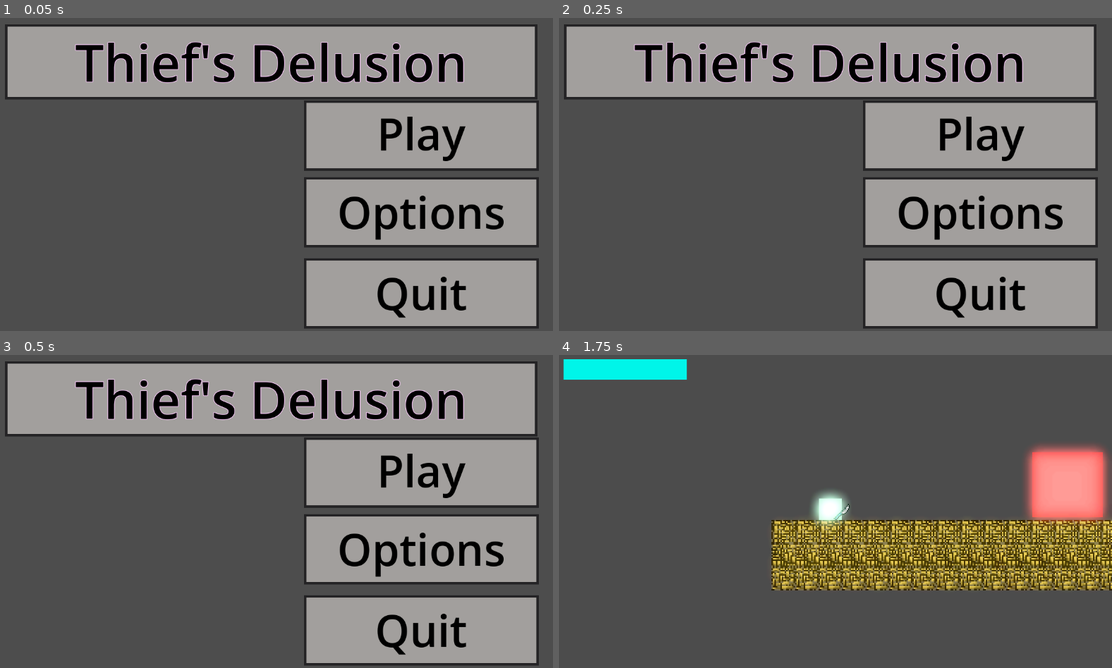
Above: before the commit, frames 1-4 (two rows, left to right).
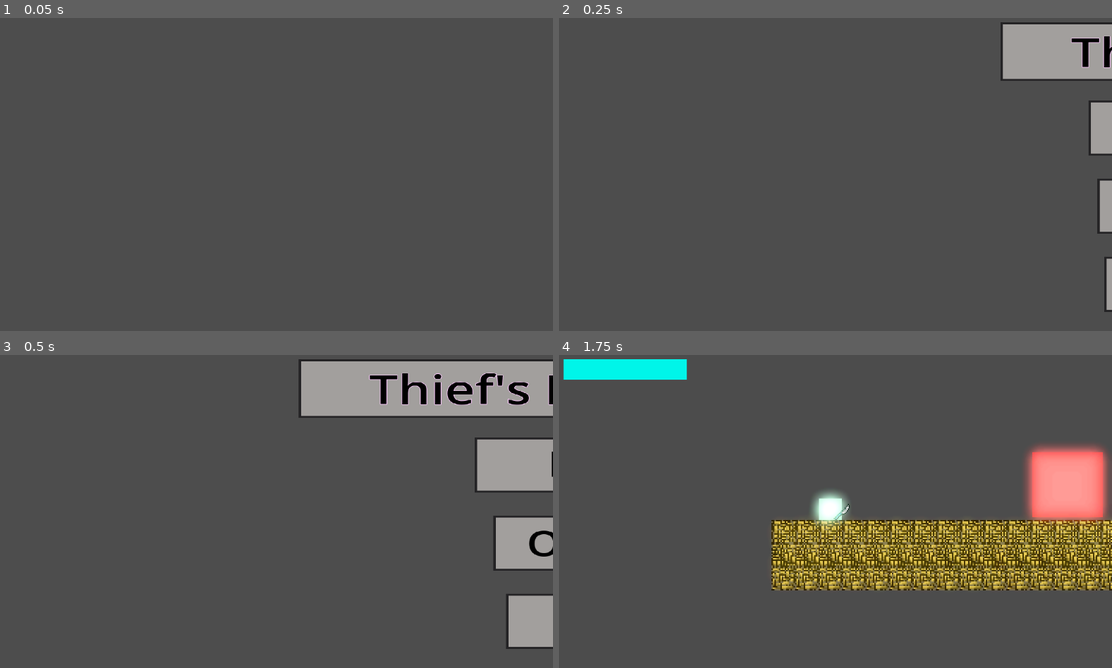
Above: after the commit, the same moments.

Repository: CertifiedWaterStealer/repository
Game: Godot game, scene res://scenes/main_menu.tscn
Same seed, same stepped clock (60 frames per second), same inputs: the game is played once before the commit and once after it. The project has no main scene, so this scene is started directly.
Inputs (mouse positions are in pixels of both pictures, inside the frame that each line leads up to):
- Up to frame 1 (0.05 s): no input
- Up to frame 2 (0.25 s): no input
- Up to frame 3 (0.5 s): no input
- Up to frame 4 (1.75 s): click (979, 549) at 0.5 s, where only the run before the commit has a clickable "Options"; click "Play" at 1.25 s

The runs differ from the first frame. In frame 1, 51% of the frame differs, in the area x 0-98%, y 2-100%; in frame 2, 50%; in frame 3, 45%; in frame 4, nothing differs.

Commit message:
Finished the main menu animation

Diff:
--- a/main-project/scenes/main_menu.tscn
+++ b/main-project/scenes/main_menu.tscn
@@ -18,6 +18,115 @@
 
 [sub_resource type="StyleBoxEmpty" id="StyleBoxEmpty_l6cm7"]
 
+[sub_resource type="Animation" id="Animation_ekxnf"]
+length = 0.001
+tracks/0/type = "value"
+tracks/0/imported = false
+tracks/0/enabled = true
+tracks/0/path = NodePath("PanelContainer:position")
+tracks/0/interp = 1
+tracks/0/loop_wrap = true
+tracks/0/keys = {
+"times": PackedFloat32Array(0),
+"transitions": PackedFloat32Array(1),
+"update": 0,
+"values": [Vector2(1210.3507, 20.439936)]
+}
+tracks/1/type = "value"
+tracks/1/imported = false
+tracks/1/enabled = true
+tracks/1/path = NodePath("PanelContainer2:position")
+tracks/1/interp = 1
+tracks/1/loop_wrap = true
+tracks/1/keys = {
+"times": PackedFloat32Array(0),
+"transitions": PackedFloat32Array(1),
+"update": 0,
+"values": [Vector2(1210.3506, 224.8393)]
+}
+tracks/2/type = "value"
+tracks/2/imported = false
+tracks/2/enabled = true
+tracks/2/path = NodePath("PanelContainer3:position")
+tracks/2/interp = 1
+tracks/2/loop_wrap = true
+tracks/2/keys = {
+"times": PackedFloat32Array(0),
+"transitions": PackedFloat32Array(1),
+"update": 0,
+"values": [Vector2(1210.3507, 429.23868)]
+}
+tracks/3/type = "value"
+tracks/3/imported = false
+tracks/3/enabled = true
+tracks/3/path = NodePath("PanelContainer4:position")
+tracks/3/interp = 1
+tracks/3/loop_wrap = true
+tracks/3/keys = {
+"times": PackedFloat32Array(0),
+"transitions": PackedFloat32Array(1),
+"update": 0,
+"values": [Vector2(1210.3507, 633.638)]
+}
+
+[sub_resource type="Animation" id="Animation_l6cm7"]
+resource_name = "menu_animation"
+length = 2.0
+tracks/0/type = "value"
+tracks/0/imported = false
+tracks/0/enabled = true
+tracks/0/path = NodePath("PanelContainer:position")
+tracks/0/interp = 1
+tracks/0/loop_wrap = true
+tracks/0/keys = {
+"times": PackedFloat32Array(0, 1),
+"transitions": PackedFloat32Array(1, 1),
+"update": 0,
+"values": [Vector2(1210.3507, 20.439936), Vector2(47.777, 20.439936)]
+}
+tracks/1/type = "value"
+tracks/1/imported = false
+tracks/1/enabled = true
+tracks/1/path = NodePath("PanelContainer2:position")
+tracks/1/interp = 1
+tracks/1/loop_wrap = true
+tracks/1/keys = {
+"times": PackedFloat32Array(0, 1.25),
+"transitions": PackedFloat32Array(1, 1),
+"update": 0,
+"values": [Vector2(1210.3506, 224.8393), Vector2(652.9524, 224.8393)]
+}
+tracks/2/type = "value"
+tracks/2/imported = false
+tracks/2/enabled = true
+tracks/2/path = NodePath("PanelContainer3:position")
+tracks/2/interp = 1
+tracks/2/loop_wrap = true
+tracks/2/keys = {
+"times": PackedFloat32Array(0, 1.5),
+"transitions": PackedFloat32Array(1, 1),
+"update": 0,
+"values": [Vector2(1210.3507, 429.23868), Vector2(652.9524, 429.23868)]
+}
+tracks/3/type = "value"
+tracks/3/imported = false
+tracks/3/enabled = true
+tracks/3/path = NodePath("PanelContainer4:position")
+tracks/3/interp = 1
+tracks/3/loop_wrap = true
+tracks/3/keys = {
+"times": PackedFloat32Array(0, 1.75),
+"transitions": PackedFloat32Array(1, 1),
+"update": 0,
+"values": [Vector2(1210.3507, 633.638), Vector2(652.9524, 633.63806)]
+}
+
+[sub_resource type="AnimationLibrary" id="AnimationLibrary_ekxnf"]
+_data = {
+&"RESET": SubResource("Animation_ekxnf"),
+&"menu_animation": SubResource("Animation_l6cm7")
+}
+
 [node name="Control" type="Control" unique_id=1016408359]
 layout_mode = 3
 anchors_preset = 0
@@ -26,37 +135,35 @@
 scale = Vector2(1.0046675, 0.7827813)
 script = ExtResource("1_l6cm7")
 
-[node name="AnimationPlayer" type="AnimationPlayer" parent="." unique_id=16065152]
-
-[node name="PanelContainer" type="PanelContainer" parent="AnimationPlayer" unique_id=1736332193]
-offset_left = 32.0
-offset_top = 19.5755
-offset_right = 1120.0
-offset_bottom = 173.5755
-theme_override_styles/panel = SubResource("StyleBoxFlat_vue75")
-
-[node name="VBoxContainer" type="VBoxContainer" parent="AnimationPlayer/PanelContainer" unique_id=412637848]
-layout_mode = 2
-
-[node name="Label" type="Label" parent="AnimationPlayer/PanelContainer/VBoxContainer" unique_id=1983367565]
+[node name="PanelContainer" type="PanelContainer" parent="." unique_id=1736332193]
+layout_mode = 0
+offset_left = 1210.3507
+offset_top = 20.439936
+offset_right = 2298.3535
+offset_bottom = 174.43994
+theme_override_styles/panel = SubResource("StyleBoxFlat_vue75")
+
+[node name="VBoxContainer" type="VBoxContainer" parent="PanelContainer" unique_id=412637848]
+layout_mode = 2
+
+[node name="Label" type="Label" parent="PanelContainer/VBoxContainer" unique_id=1983367565]
 layout_mode = 2
 text = "Thief's Delusion"
 label_settings = SubResource("LabelSettings_l6cm7")
 horizontal_alignment = 1
 
-[node name="AnimationPlayer2" type="AnimationPlayer" parent="." unique_id=932314769]
-
-[node name="PanelContainer2" type="PanelContainer" parent="AnimationPlayer2" unique_id=1390203928]
-offset_left = 643.0
-offset_top = 176.17949
-offset_right = 1123.0
-offset_bottom = 320.1795
-theme_override_styles/panel = SubResource("StyleBoxFlat_vue75")
-
-[node name="VBoxContainer" type="VBoxContainer" parent="AnimationPlayer2/PanelContainer2" unique_id=891565821]
-layout_mode = 2
-
-[node name="Button" type="Button" parent="AnimationPlayer2/PanelContainer2/VBoxContainer" unique_id=1829035242]
+[node name="PanelContainer2" type="PanelContainer" parent="." unique_id=1390203928]
+layout_mode = 0
+offset_left = 1210.3506
+offset_top = 224.8393
+offset_right = 1690.3506
+offset_bottom = 368.8393
+theme_override_styles/panel = SubResource("StyleBoxFlat_vue75")
+
+[node name="VBoxContainer" type="VBoxContainer" parent="PanelContainer2" unique_id=891565821]
+layout_mode = 2
+
+[node name="Button" type="Button" parent="PanelContainer2/VBoxContainer" unique_id=1829035242]
 layout_mode = 2
 theme_override_colors/font_color = Color(0, 0, 0, 1)
 theme_override_colors/font_hover_pressed_color = Color(0.893123, 0.40036058, 0.8613657, 1)
@@ -65,19 +172,18 @@
 text = "Play"
 flat = true
 
-[node name="AnimationPlayer3" type="AnimationPlayer" parent="." unique_id=413217563]
-
-[node name="PanelContainer3" type="PanelContainer" parent="AnimationPlayer3" unique_id=392078220]
-offset_left = 643.0
-offset_top = 332.7835
-offset_right = 1123.0
-offset_bottom = 476.78354
-theme_override_styles/panel = SubResource("StyleBoxFlat_vue75")
-
-[node name="VBoxContainer" type="VBoxContainer" parent="AnimationPlayer3/PanelContainer3" unique_id=42840060]
-layout_mode = 2
-
-[node name="Button" type="Button" parent="AnimationPlayer3/PanelContainer3/VBoxContainer" unique_id=1696901736]
+[node name="PanelContainer3" type="PanelContainer" parent="." unique_id=392078220]
+layout_mode = 0
+offset_left = 1210.3507
+offset_top = 429.23868
+offset_right = 1690.3511
+offset_bottom = 573.23865
+theme_override_styles/panel = SubResource("StyleBoxFlat_vue75")
+
+[node name="VBoxContainer" type="VBoxContainer" parent="PanelContainer3" unique_id=42840060]
+layout_mode = 2
+
+[node name="Button" type="Button" parent="PanelContainer3/VBoxContainer" unique_id=1696901736]
 layout_mode = 2
 theme_override_colors/font_color = Color(0, 0, 0, 1)
 theme_override_colors/font_hover_pressed_color = Color(0.893123, 0.40036058, 0.8613657, 1)
@@ -85,19 +191,18 @@
 text = "Options"
 flat = true
 
-[node name="AnimationPlayer4" type="AnimationPlayer" parent="." unique_id=1831262915]
-
-[node name="PanelContainer4" type="PanelContainer" parent="AnimationPlayer4" unique_id=564152094]
-offset_left = 643.0
-offset_top = 499.17526
-offset_right = 1123.0
-offset_bottom = 643.1753
-theme_override_styles/panel = SubResource("StyleBoxFlat_vue75")
-
-[node name="VBoxContainer" type="VBoxContainer" parent="AnimationPlayer4/PanelContainer4" unique_id=28871200]
-layout_mode = 2
-
-[node name="Button" type="Button" parent="AnimationPlayer4/PanelContainer4/VBoxContainer" unique_id=1336915395]
+[node name="PanelContainer4" type="PanelContainer" parent="." unique_id=564152094]
+layout_mode = 0
+offset_left = 1210.3507
+offset_top = 633.638
+offset_right = 1690.3478
+offset_bottom = 777.638
+theme_override_styles/panel = SubResource("StyleBoxFlat_vue75")
+
+[node name="VBoxContainer" type="VBoxContainer" parent="PanelContainer4" unique_id=28871200]
+layout_mode = 2
+
+[node name="Button" type="Button" parent="PanelContainer4/VBoxContainer" unique_id=1336915395]
 layout_mode = 2
 theme_override_colors/font_color = Color(0, 0, 0, 1)
 theme_override_colors/font_hover_pressed_color = Color(0.893123, 0.40036058, 0.8613657, 1)
@@ -105,6 +210,10 @@
 text = "Quit"
 flat = true
 
-[connection signal="pressed" from="AnimationPlayer2/PanelContainer2/VBoxContainer/Button" to="." method="_play"]
-[connection signal="pressed" from="AnimationPlayer3/PanelContainer3/VBoxContainer/Button" to="." method="_option"]
-[connection signal="pressed" from="AnimationPlayer4/PanelContainer4/VBoxContainer/Button" to="." method="_quit"]
+[node name="AnimationPlayer" type="AnimationPlayer" parent="." unique_id=16065152]
+libraries/ = SubResource("AnimationLibrary_ekxnf")
+autoplay = &"menu_animation"
+
+[connection signal="pressed" from="PanelContainer2/VBoxContainer/Button" to="." method="_play"]
+[connection signal="pressed" from="PanelContainer3/VBoxContainer/Button" to="." method="_option"]
+[connection signal="pressed" from="PanelContainer4/VBoxContainer/Button" to="." method="_quit"]
